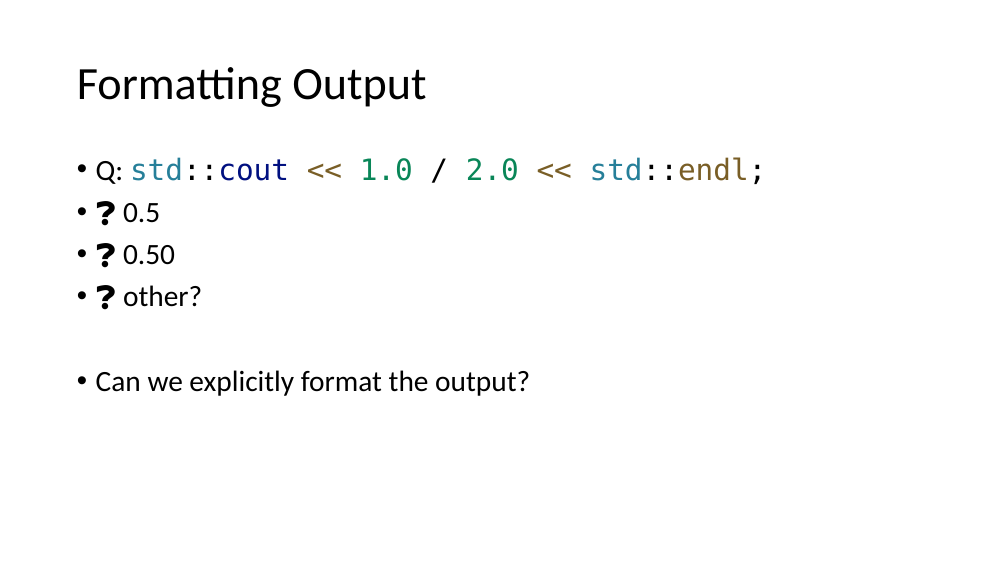
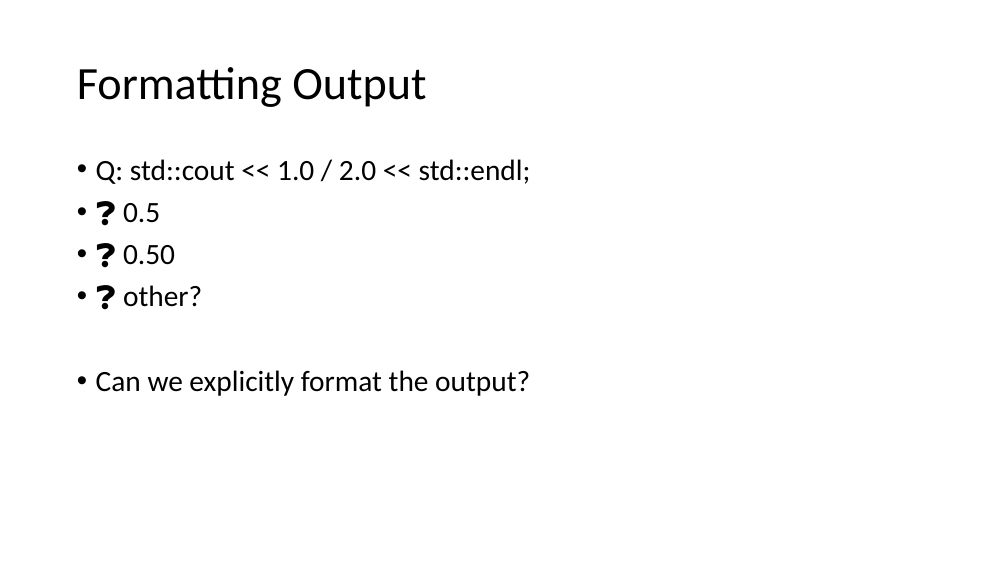
Before and after one commit to CNOCycle/cpp_tutorial, a slide deck: slide 7 of 03-iostream/00-iostream.pptx (slide 6 before the commit). Drawn at 1008x567 pixels with LibreOffice and Linux fonts; fonts in the diff are those of the drawing. Boxes give left, top, right and bottom in pixels: in the first picture for what was removed or moved away, otherwise in the second. Text is boxed around its words. In the diff, an @@ line names an element or a change of style, - is before the commit and + after.

```diff
--- a/03-iostream/00-iostream.pptx
+++ b/03-iostream/00-iostream.pptx
@@ text at bbox=[96, 159, 531, 184]: font DejaVu Sans Mono to Calibri in "std::cout << 1.0 / 2.0 << std::endl;"; text colour #267F99 to #000000 in "std::cout std::endl;"; text colour #001080 to #000000 in "std::cout"; text colour #795E26 to #000000 in "<< << std::endl;"; text colour #098658 to #000000 in "1.0 2.0" @@
```
Also in this commit, not shown: 1 other file.
